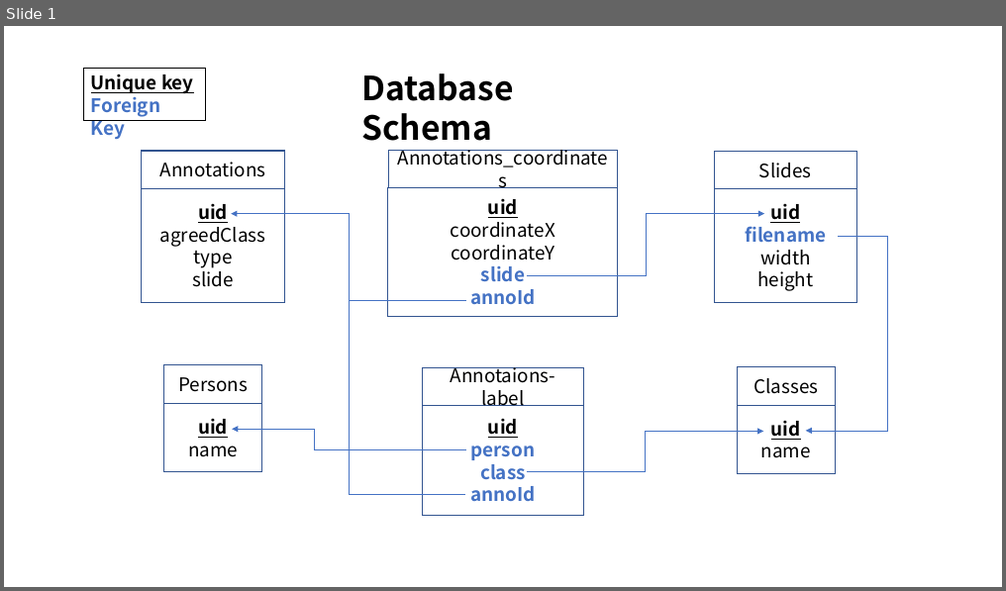
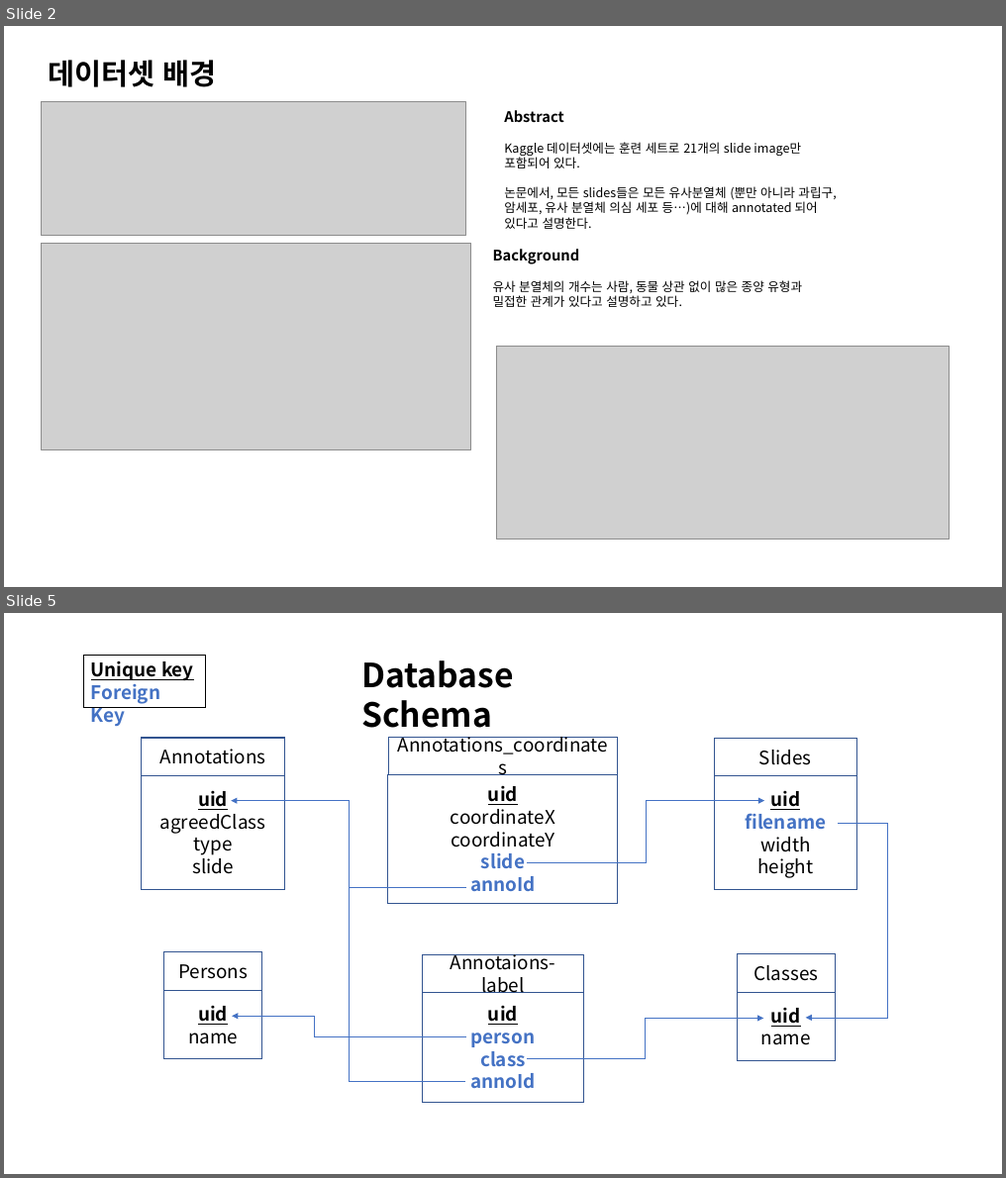
Before and after one commit to hslee4716/CCMCT, a slide deck: 발표자료/CCMCT_중간발표.pptx. Shown one above the other, each under a label of ours: slide 1 before the commit, slides 2 and 5 after it; the slides between them are not shown. The pictures are 1006x591 and 1006x1178 pixels, drawn with LibreOffice and Linux fonts; fonts in the diff are those of the drawing; grey boxes stand for pictures. Boxes give left, top, right and bottom in pixels: in the first picture for what was removed or moved away, otherwise in the second. Text is boxed around its words. In the diff, an @@ line names an element or a change of style, - is before the commit and + after.

```diff
--- a/발표자료/CCMCT_중간발표.pptx
+++ b/발표자료/CCMCT_중간발표.pptx
@@ slide 2 added at box(4, 26, 1002, 587), background #FFFFFF @@
@@ text added at box(49, 60, 217, 87), 28 pt, text #000000, bold @@
+데이터셋 배경
@@ picture added at box(41, 102, 465, 236) @@
@@ text added at box(504, 110, 836, 229), 12 pt, text #000000 @@
+Abstract
+Kaggle 데이터셋에는 훈련 세트로 21개의 slide image만 포함되어 있다.
+논문에서, 모든 slides들은 모든 유사분열체 (뿐만 아니라 과립구, 암세포, 유사 분열체 의심 세포 등…)에 대해 annotated 되어 있다고 설명한다.
@@ picture added at box(41, 243, 471, 451) @@
@@ text added at box(493, 249, 802, 307), 12 pt, text #000000 @@
+Background
+유사 분열체의 개수는 사람, 동물 상관 없이 많은 종양 유형과 밀접한 관계가 있다고 설명하고 있다.
@@ picture added at box(497, 347, 949, 540) @@
@@ what was slide 1 is now slide 5 @@
```
Also in this commit, not shown: 5 slides changed, 3 other slides added, 2 slides removed, 20 other files.
